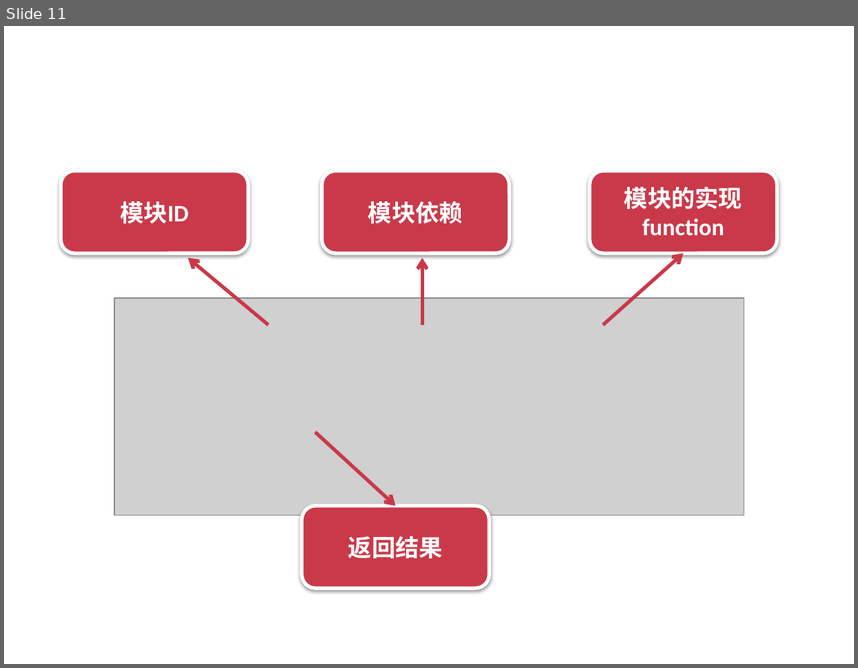
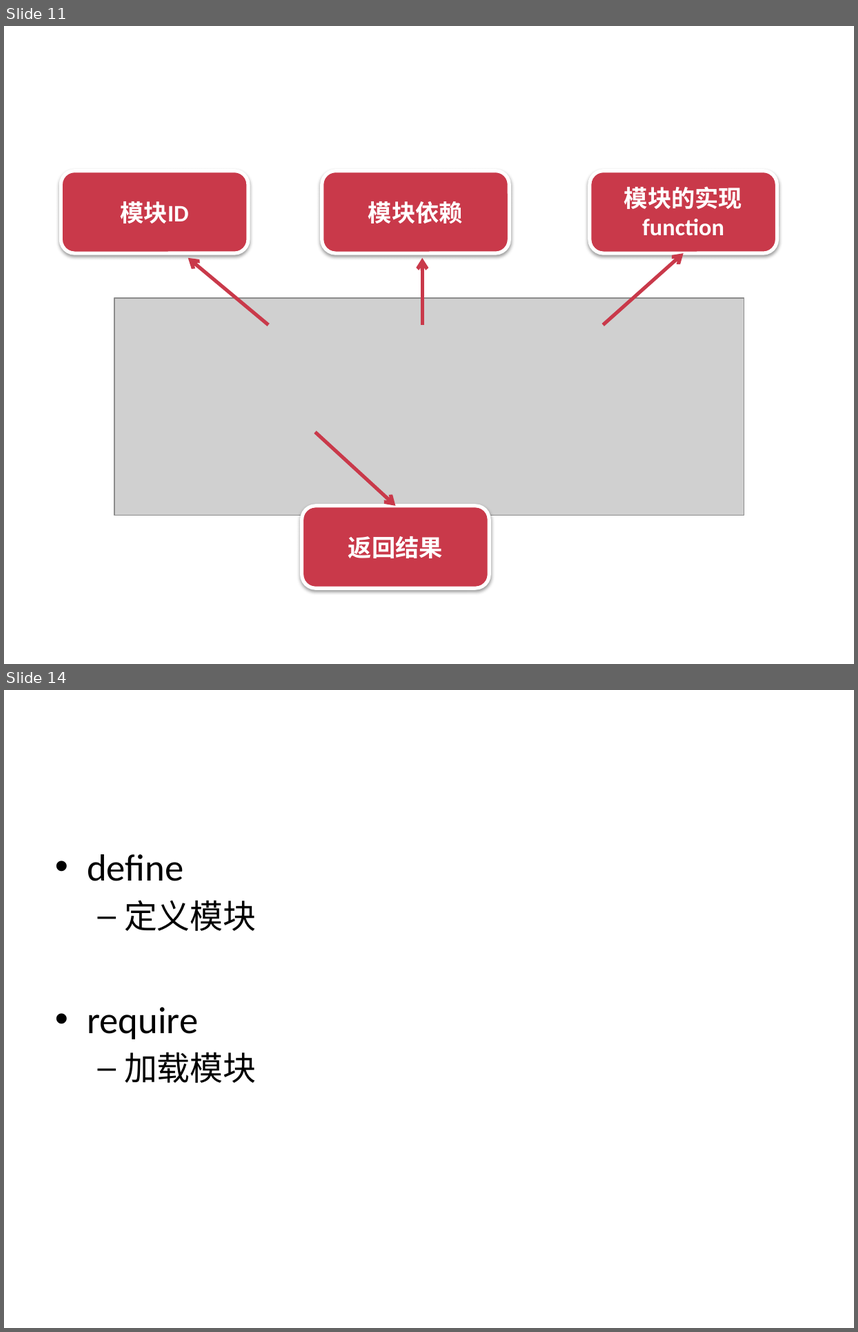
Before and after one commit to silvajs/lecturer, a slide deck: requirejs/doc/requirejs.pptx. Shown one above the other, each under a label of ours: slide 11 before the commit, slides 11 and 14 after it; the slides between them are not shown. The pictures are 858x668 and 858x1332 pixels, drawn with LibreOffice and Linux fonts; fonts in the diff are those of the drawing; grey boxes stand for pictures. Boxes give left, top, right and bottom in pixels: in the first picture for what was removed or moved away, otherwise in the second. Text is boxed around its words. In the diff, an @@ line names an element or a change of style, - is before the commit and + after.

Commit message:
base config requirejs

```diff
--- a/requirejs/doc/requirejs.pptx
+++ b/requirejs/doc/requirejs.pptx
@@ slide 14 added at [4,690,854,1328], background #FFFFFF @@
@@ text added at [87,854,256,1083], 32 pt, text #000000 @@
+• define
+  – 定义模块
+• require
+  – 加载模块
```
Also in this commit, not shown: 4 other slides added, 3 other files.
